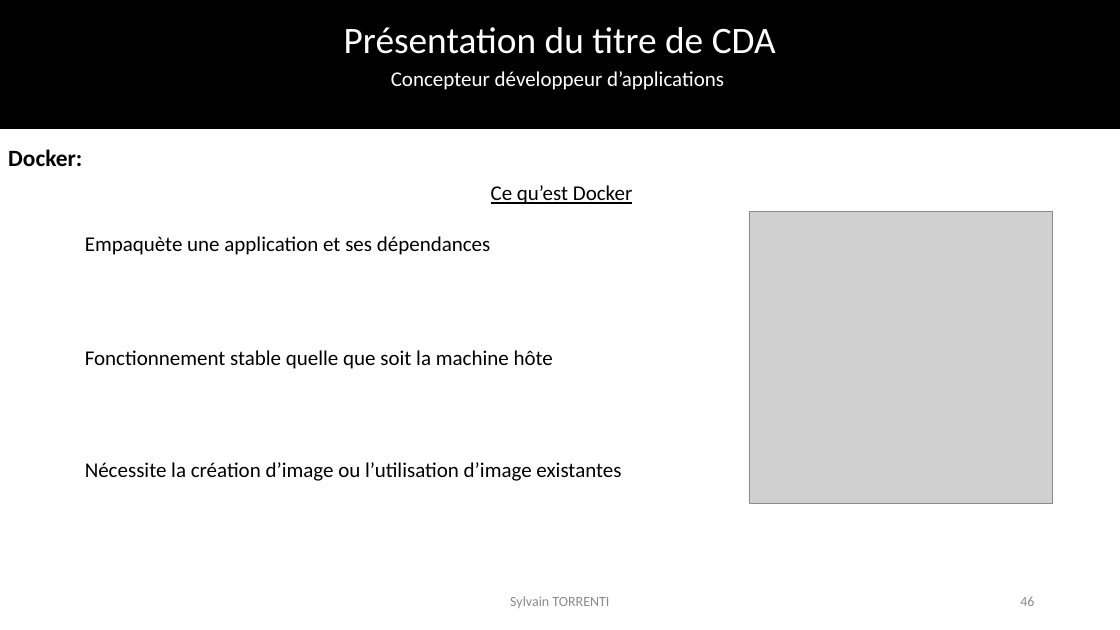
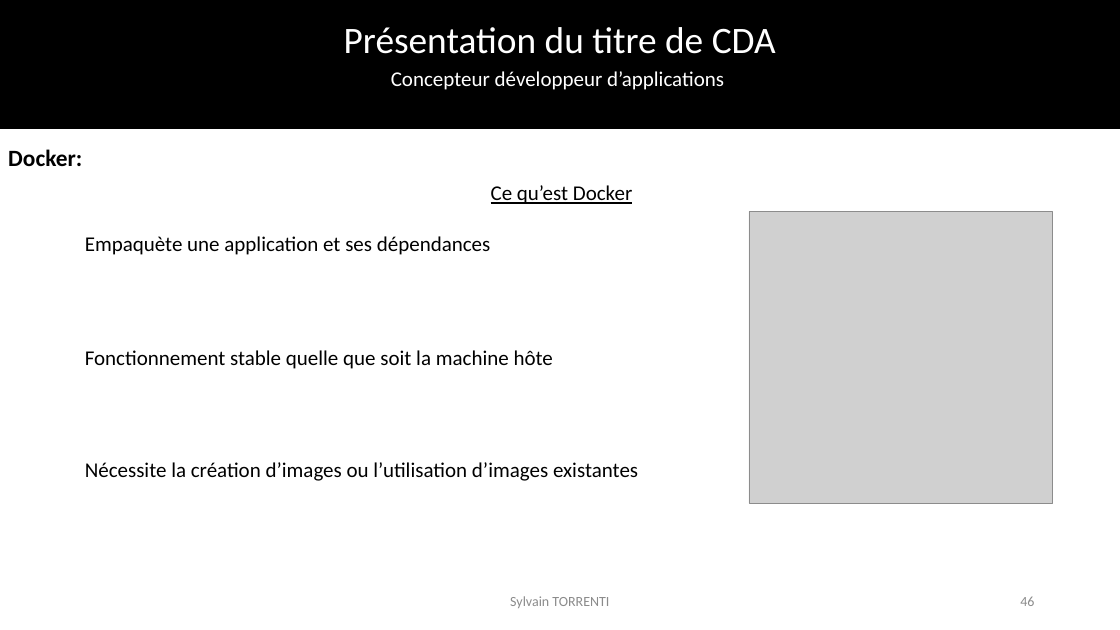
Before and after one commit to SylvainTorrenti/PERSO-Dossier-Projet, a slide deck: slide 46 of Presentation examen final.pptx. Drawn at 1120x630 pixels with LibreOffice and Linux fonts; fonts in the diff are those of the drawing; grey boxes stand for pictures; background and template pictures are left out. Boxes give left, top, right and bottom in pixels: in the first picture for what was removed or moved away, otherwise in the second. Text is boxed around its words. In the diff, an @@ line names an element or a change of style, - is before the commit and + after.

```diff
--- a/Presentation examen final.pptx
+++ b/Presentation examen final.pptx
@@ text at <box>85,462,638,481</box>: text changed @@
-Nécessite la création d’image ou l’utilisation d’image existantes
+Nécessite la création d’images ou l’utilisation d’images existantes
```
Also in this commit, not shown: 33 other slides changed, 36 slides added, 1 slide removed, 6 other files.
